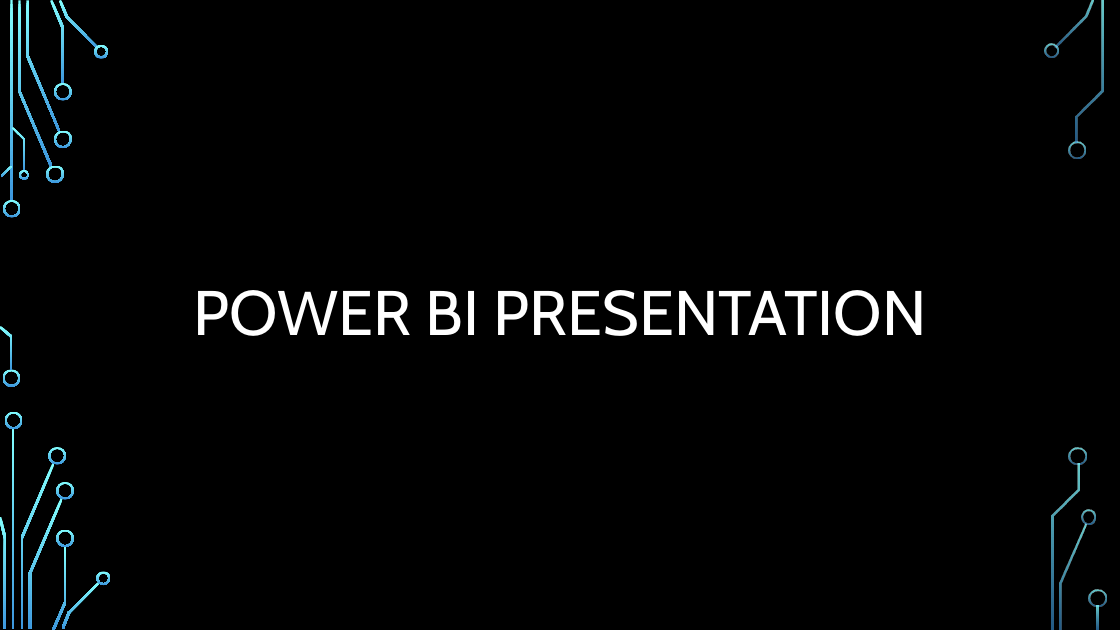
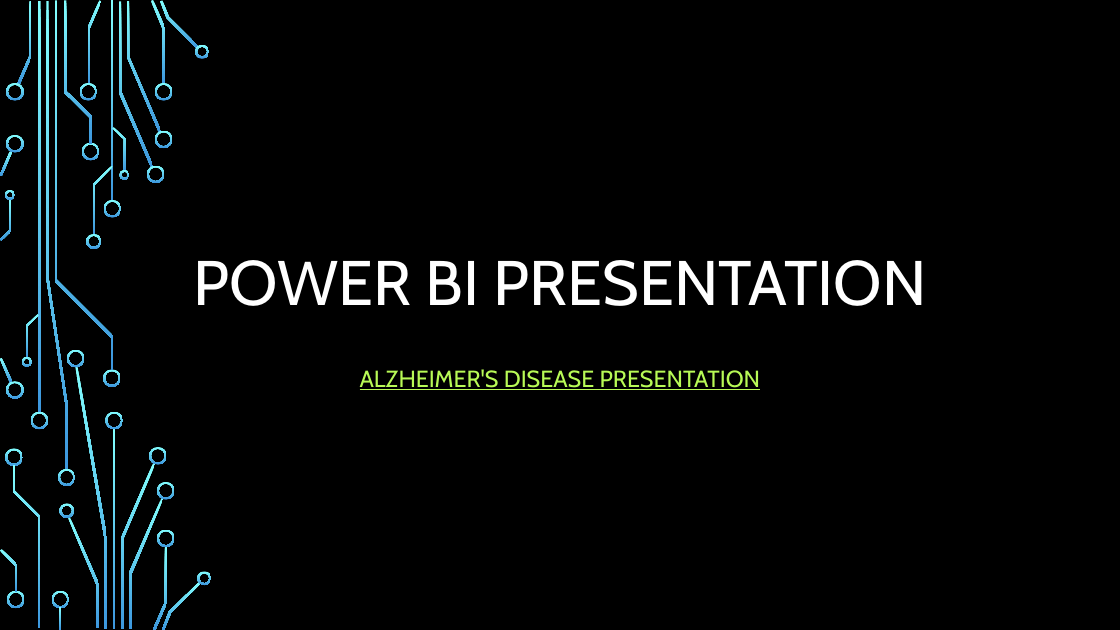
Before and after one commit to MrBardot/Trends-in-Alzheimers-Disease-Fatalities-in-the-United-States-and-Tennessee-from-1999-2018.-, a slide deck: slide 21 of Presentation/Alzheimer’s Disease Trends in the United States.pptx (slide 18 before the commit). Drawn at 1120x630 pixels with LibreOffice and Linux fonts; fonts in the diff are those of the drawing; background and template pictures are left out. Boxes give left, top, right and bottom in pixels: in the first picture for what was removed or moved away, otherwise in the second. Text is boxed around its words. In the diff, an @@ line names an element or a change of style, - is before the commit and + after.

```diff
--- a/Presentation/Alzheimer’s Disease Trends in the United States.pptx
+++ b/Presentation/Alzheimer’s Disease Trends in the United States.pptx
@@ freeform shape: place and size @@
-freeform shape at box(50, 0, 65, 84)
+freeform shape at box(18, 1, 32, 84)
@@ group added at box(0, 0, 175, 630): 26 freeform shapes, 2 rectangles @@
@@ freeform shape: place and size @@
-freeform shape at box(26, 1, 60, 132)
+freeform shape at box(64, 1, 92, 144)
@@ 8 freeform shapes, 2 rectangles: place and size @@
-8 freeform shapes, 2 rectangles at box(3, 0, 111, 630)
+8 freeform shapes, 2 rectangles at box(103, 1, 212, 630)
@@ freeform shape: place and size @@
-freeform shape at box(54, 83, 71, 101)
+freeform shape at box(80, 83, 97, 101)
@@ title "POWER BI PRESENTATION": place and size @@
-title "POWER BI PRESENTATION" at box(194, 290, 927, 336)
+title "POWER BI PRESENTATION" at box(194, 260, 927, 306)
@@ title "POWER BI PRESENTATION" at box(194, 260, 927, 306): vertical alignment middle to bottom @@
@@ freeform shape: place and size @@
-freeform shape at box(46, 166, 64, 183)
+freeform shape at box(6, 135, 24, 153)
@@ freeform shape: place and size @@
-freeform shape at box(54, 130, 71, 148)
+freeform shape at box(82, 143, 99, 160)
@@ freeform shape: place and size @@
-freeform shape at box(1, 166, 13, 177)
+freeform shape at box(0, 151, 13, 176)
@@ freeform shape: place and size @@
-freeform shape at box(18, 170, 29, 180)
+freeform shape at box(5, 190, 15, 200)
@@ freeform shape: place and size @@
-freeform shape at box(0, 326, 13, 371)
+freeform shape at box(26, 314, 39, 358)
@@ freeform shape: place and size @@
-freeform shape at box(3, 370, 20, 387)
+freeform shape at box(6, 381, 24, 399)
@@ subtitle added at box(360, 369, 761, 390), 20 pt, text #B8FA56, underline @@
+ALZHEIMER'S DISEASE PRESENTATION
@@ freeform shape: place and size @@
-freeform shape at box(5, 412, 23, 429)
+freeform shape at box(30, 412, 48, 429)
@@ freeform shape: place and size @@
-freeform shape at box(49, 447, 66, 465)
+freeform shape at box(5, 449, 23, 466)
@@ freeform shape: place and size @@
-freeform shape at box(20, 463, 54, 628)
+freeform shape at box(13, 465, 40, 628)
@@ freeform shape: place and size @@
-freeform shape at box(56, 482, 74, 500)
+freeform shape at box(58, 469, 75, 486)
@@ freeform shape: place and size @@
-freeform shape at box(56, 529, 74, 547)
+freeform shape at box(60, 503, 74, 518)
@@ freeform shape: place and size @@
-freeform shape at box(29, 498, 63, 629)
+freeform shape at box(68, 517, 99, 628)
@@ freeform shape: place and size @@
-freeform shape at box(0, 517, 6, 628)
+freeform shape at box(0, 549, 18, 592)
@@ group removed at box(1044, 0, 1107, 629): 9 freeform shapes, 1 rectangle @@
```
Also in this commit, not shown: 2 other slides changed, 4 slides added, 4 slides removed.
